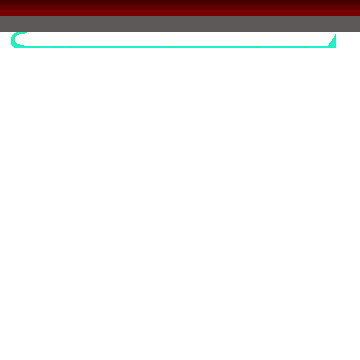
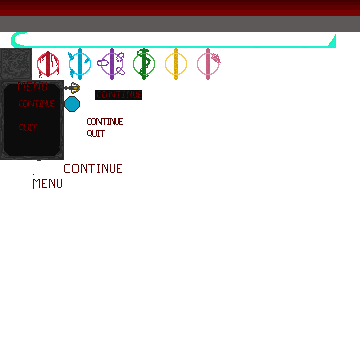
Two versions of the same layered image (360px x 360px). Layer-by-layer changes:
painted on "Background" over left=0, top=48, right=221, bottom=189
